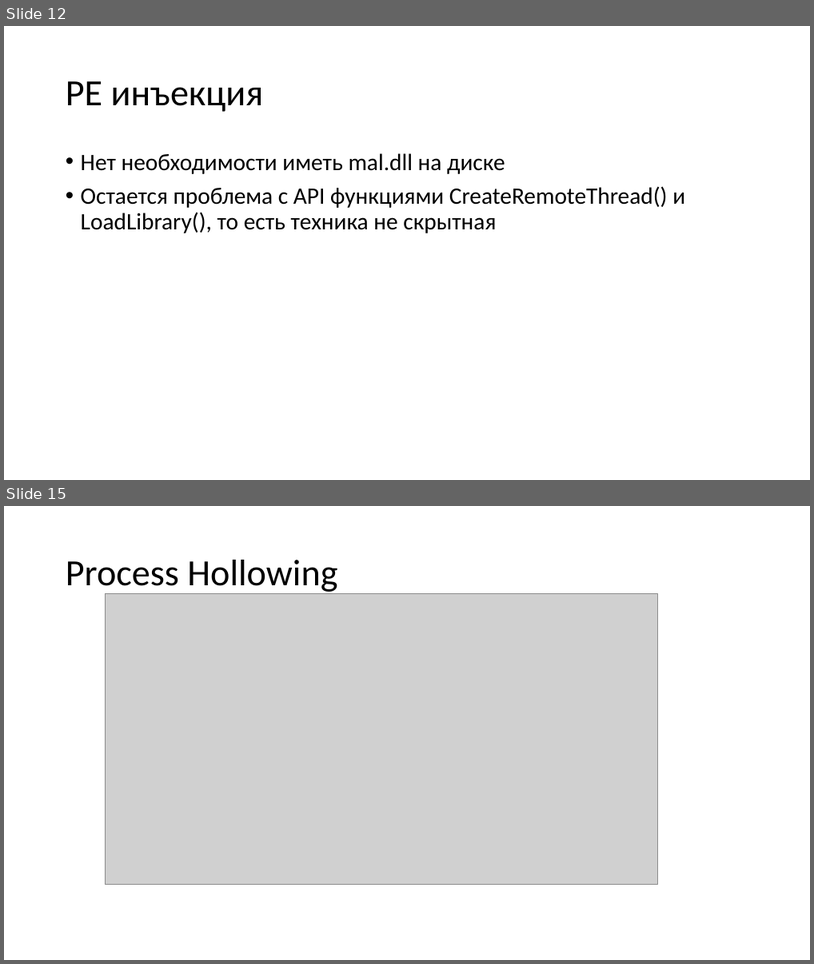
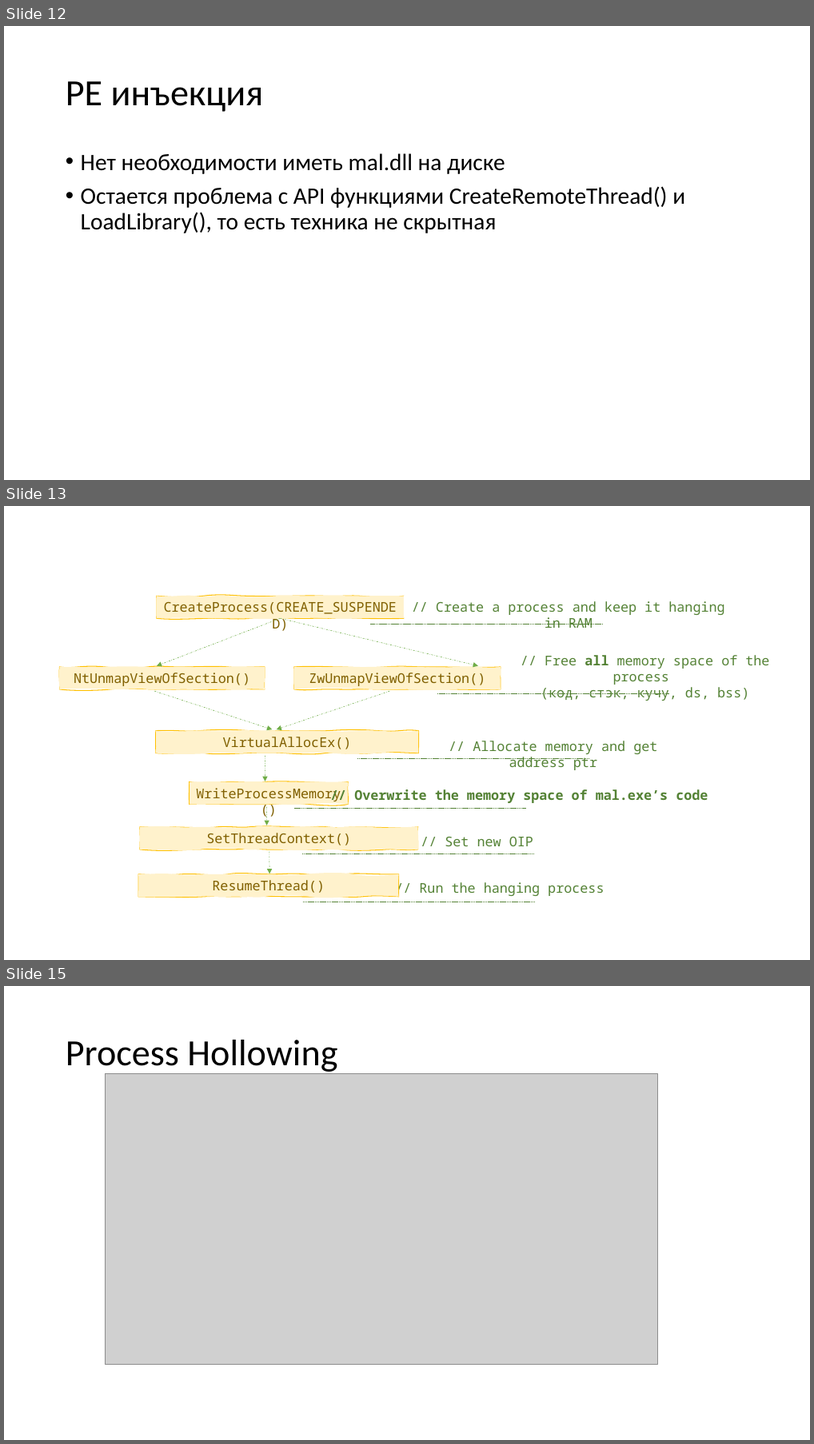
Before and after one commit to ShH01m3s/ShH01m3s.github.io, a slide deck: files/presentations/Injects_p1.pptx. Shown one above the other, each under a label of ours: slides 12 and 15 before the commit, slides 12, 13 and 15 after it; the slides between them are not shown. The pictures are 814x964 and 814x1444 pixels, drawn with LibreOffice and Linux fonts; fonts in the diff are those of the drawing; grey boxes stand for pictures. Boxes give left, top, right and bottom in pixels: in the first picture for what was removed or moved away, otherwise in the second. Text is boxed around its words. In the diff, an @@ line names an element or a change of style, - is before the commit and + after.

```diff
--- a/files/presentations/Injects_p1.pptx
+++ b/files/presentations/Injects_p1.pptx
@@ slide 13 added at (4, 506, 810, 960), background #FFFFFF @@
@@ freeform shape added at (157, 596, 405, 619), fill #FFF2CC, outline #FFC000 1 pt, 16 pt, text #806000 @@
+CreateProcess(CREATE_SUSPENDED)
@@ text added at (436, 601, 725, 628), 16 pt, text #548235 @@
+// Create a process and keep it hanging in RAM
@@ arrow added from (281, 619) to (157, 666), #70AD47 0.5 pt dashed @@
@@ arrow added from (281, 619) to (478, 666), #70AD47 0.5 pt dashed @@
@@ line added from (370, 624) to (603, 624), #548235 0.5 pt dashed @@
@@ freeform shape added at (60, 667, 265, 689), fill #FFF2CC, outline #FFC000 1 pt, 16 pt, text #806000 @@
+NtUnmapViewOfSection()
@@ freeform shape added at (294, 667, 501, 689), fill #FFF2CC, outline #FFC000 1 pt, 16 pt, text #806000 @@
+ZwUnmapViewOfSection()
@@ text added at (541, 655, 770, 700), 16 pt, text #548235 @@
+// Free all memory space of the process
+(код, стэк, кучу, ds, bss)
@@ arrow added from (154, 691) to (272, 729), #70AD47 0.5 pt dashed @@
@@ arrow added from (390, 691) to (277, 729), #70AD47 0.5 pt dashed @@
@@ line added from (438, 693) to (670, 693), #548235 0.5 pt dashed @@
@@ freeform shape added at (156, 731, 419, 753), fill #FFF2CC, outline #FFC000 1 pt, 16 pt, text #806000 @@
+VirtualAllocEx()
@@ text added at (473, 740, 658, 770), 16 pt, text #548235 @@
+// Allocate memory and get address ptr
@@ arrow added from (266, 756) to (266, 781), #70AD47 0.5 pt dashed @@
@@ line added from (358, 758) to (590, 758), #548235 0.5 pt dashed @@
@@ freeform shape added at (190, 782, 348, 804), fill #FFF2CC, outline #FFC000 1 pt, 16 pt, text #806000 @@
+WriteProcessMemory()
@@ text added at (354, 789, 708, 803), 16 pt, text #548235, bold @@
+// Overwrite the memory space of mal.exe’s code
@@ arrow added from (267, 807) to (267, 825), #70AD47 0.5 pt dashed @@
@@ line added from (294, 808) to (526, 808), #548235 0.5 pt dashed @@
@@ freeform shape added at (140, 827, 418, 849), fill #FFF2CC, outline #FFC000 1 pt, 16 pt, text #806000 @@
+SetThreadContext()
@@ text added at (445, 836, 534, 846), 16 pt, text #548235 @@
+// Set new OIP
@@ arrow added from (270, 852) to (270, 874), #70AD47 0.5 pt dashed @@
@@ line added from (302, 853) to (534, 853), #548235 0.5 pt dashed @@
@@ freeform shape added at (138, 874, 399, 896), fill #FFF2CC, outline #FFC000 1 pt, 16 pt, text #806000 @@
+ResumeThread()
@@ text added at (419, 882, 604, 896), 16 pt, text #548235 @@
+// Run the hanging process
@@ line added from (303, 901) to (535, 901), #548235 0.5 pt dashed @@
```
Also in this commit, not shown: 8 slides changed, 1 other slide added, 2 slides removed, 14 other files.
